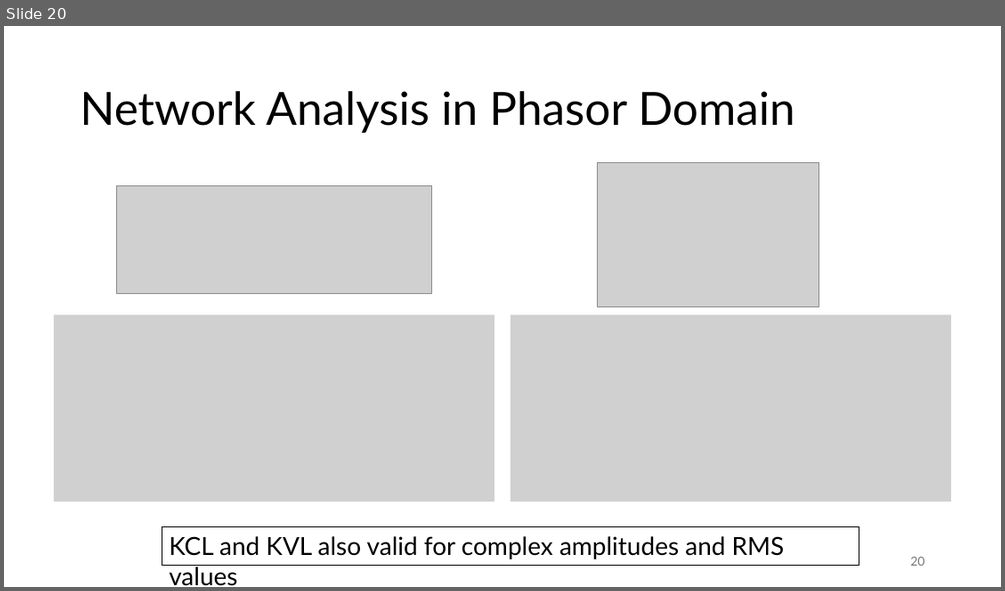
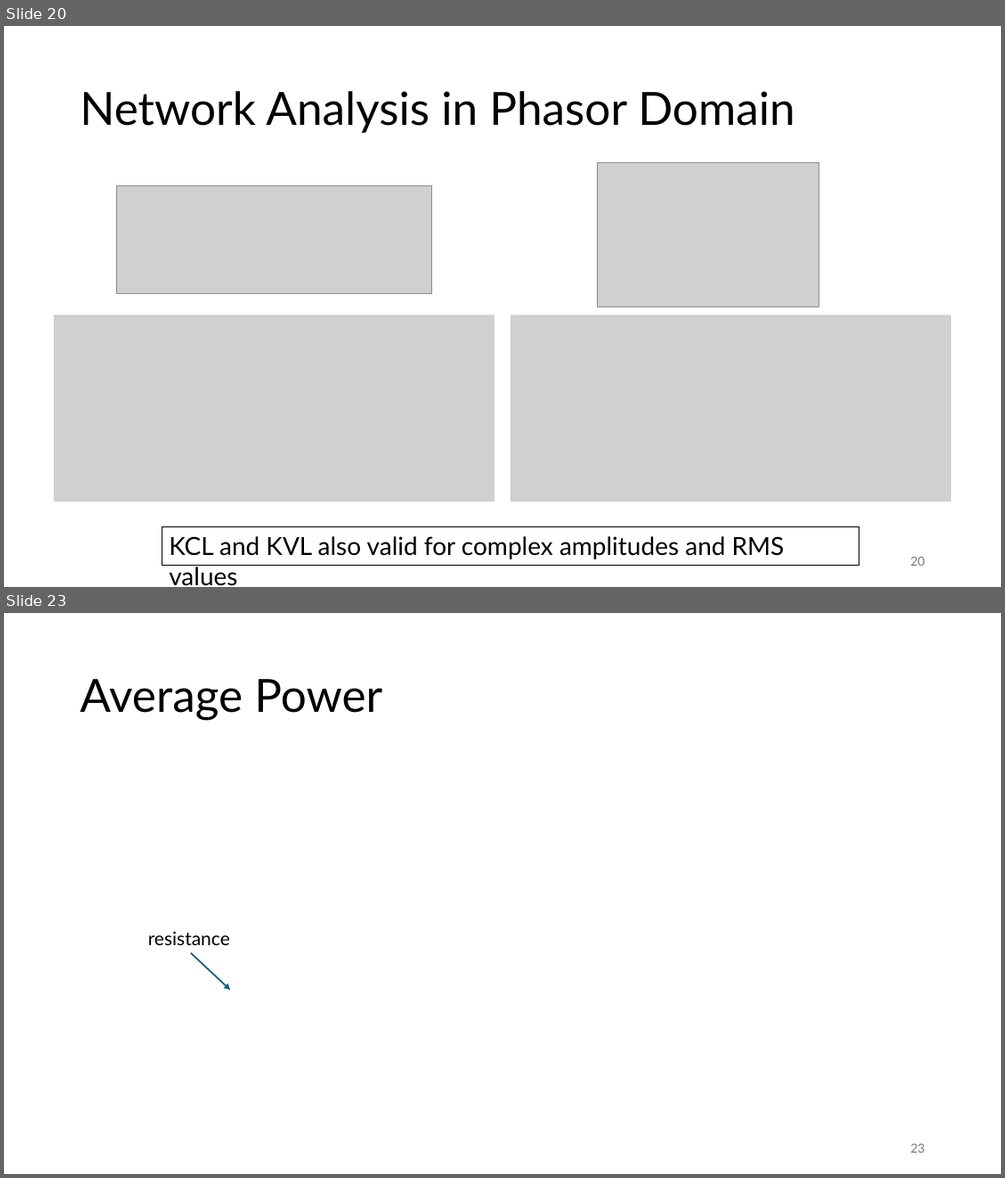
Before and after one commit to FelixWick/intro_electrical_eng, a slide deck: 4_ACtech.pptx. Shown one above the other, each under a label of ours: slide 20 before the commit, slides 20 and 23 after it; the slides between them are not shown. The pictures are 1005x591 and 1005x1178 pixels, drawn with LibreOffice and Linux fonts; fonts in the diff are those of the drawing; grey boxes stand for pictures. Boxes give left, top, right and bottom in pixels: in the first picture for what was removed or moved away, otherwise in the second. Text is boxed around its words. In the diff, an @@ line names an element or a change of style, - is before the commit and + after.

Commit message:
AC power

```diff
--- a/4_ACtech.pptx
+++ b/4_ACtech.pptx
@@ slide 23 added at [4, 613, 1001, 1174], background #FFFFFF @@
@@ title added at [80, 679, 382, 720], 44 pt, text #000000 @@
+Average Power
@@ text added at [148, 931, 230, 945], 18 pt, text #000000 @@
+resistance
@@ arrow added from (191, 953) to (231, 989), #156082 1.5 pt @@
@@ page number added at [910, 1143, 924, 1152], 12 pt, text #797979 @@
+23
```
Also in this commit, not shown: 3 slides changed, 5 other slides added.
